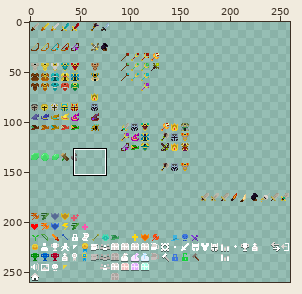
One commit to this sprite sheet: Client/Assets/items/items_8x8.png. Above: a wide view before the commit, with the close-up outlined.
Close-up. Before:
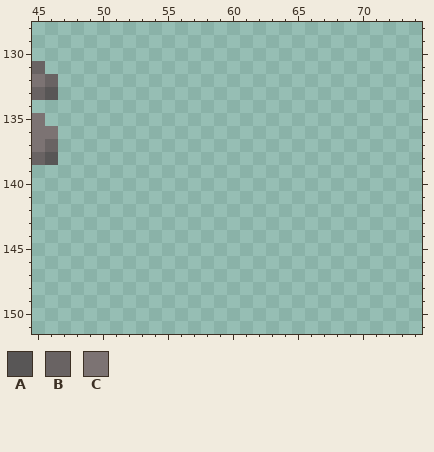
The file is 260x260 pixels. Colours within 5 levels of each other are drawn and written as one. Shown: x 45..74, y 128..151.
Palette (. is transparent): A #585656  B #696363  C #7c7373
Pixels before, first column x 45:
131 B.
132 CB
133 BA
134 ..
135 C.
136 CC
137 CB
138 BA
The same view after the edit:
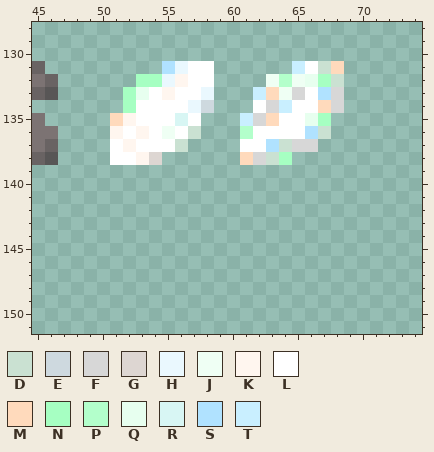
Colours new in this view: D #cae1d2  E #ced9df  F #d7d7d7  G #ddd6d2  H #eaf8fe  J #effff4  K #fff6ef  L #ffffff  M #ffdabc  N #a6ffc2  P #b3ffcb  Q #e7ffef  R #d8f6f4  S #b0e2ff  T #c9efff
What changed:
y 131: x 55..58 .... -> SHLL; x 65..68 .... -> TLDM
y 132: x 53..58 ...... -> NNHKLL; x 63..68 ...... -> JPJQND
y 133: x 52..58 ....... -> NQLKLLH; x 62..68 ....... -> TMJFLSF
y 134: x 52..58 ....... -> NLLLLHE; x 62..68 ....... -> LFTLLMF
y 135: x 51..57 ....... -> MKLLLRL; x 61..67 ....... -> TFMLLQN
y 136: x 51..57 ....... -> KLKLJLD; x 61..67 ....... -> PLLLLSD
y 137: x 51..56 ...... -> LKLLLD; x 61..66 ...... -> LLSDFF
y 138: x 51..54 .... -> LLKG; x 61..64 .... -> MFDN
